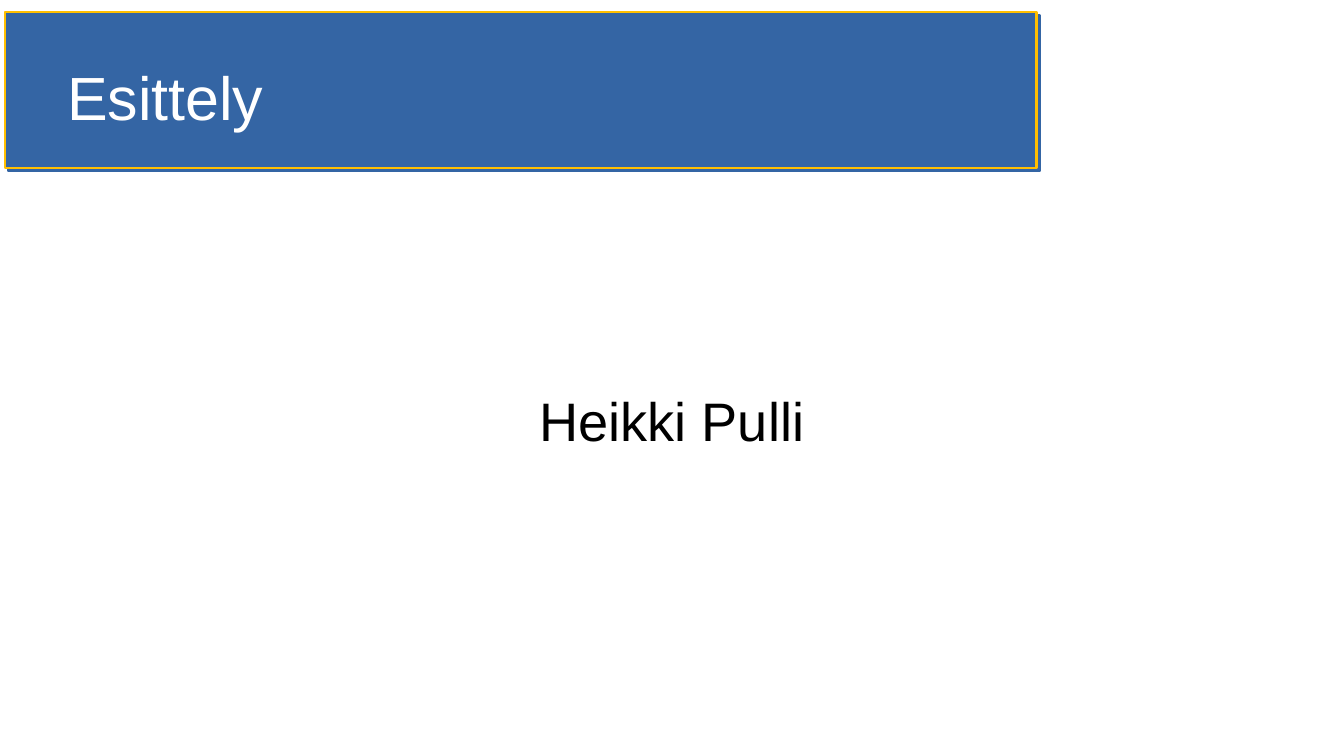
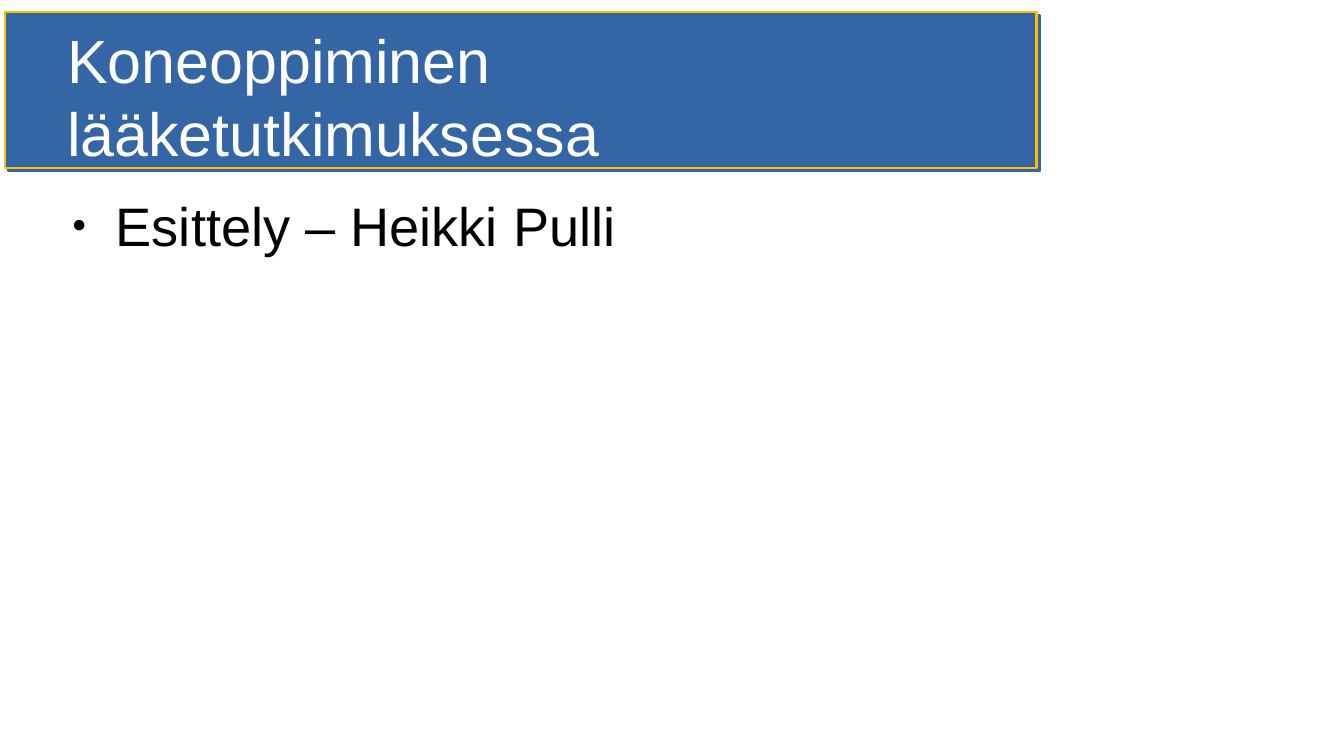
Before and after one commit to HegePI/kanditutkielma, a slide deck: slide 1 of esitelmä.odp (slide 2 before the commit). Drawn at 1344x756 pixels with LibreOffice and Linux fonts; fonts in the diff are those of the drawing. Boxes give left, top, right and bottom in pixels: in the first picture for what was removed or moved away, otherwise in the second. Text is boxed around its words. In the diff, an @@ line names an element or a change of style, - is before the commit and + after.

```diff
--- a/esitelmä.odp
+++ b/esitelmä.odp
@@ title added at [67,39,599,168], 36 pt, text #FFFFFF @@
+Koneoppiminen lääketutkimuksessa
@@ title removed at [67,76,263,131] @@
-Esittely
@@ subtitle "Esittely – Heikki Pulli" at [116,206,615,255]: vertical alignment middle to top @@
@@ subtitle at [116,206,615,255]: text changed @@
-Heikki Pulli
+● Esittely – Heikki Pulli
```
Also in this commit, not shown: 3 other slides changed, 5 slides added, 4 slides removed, 5 other files.
